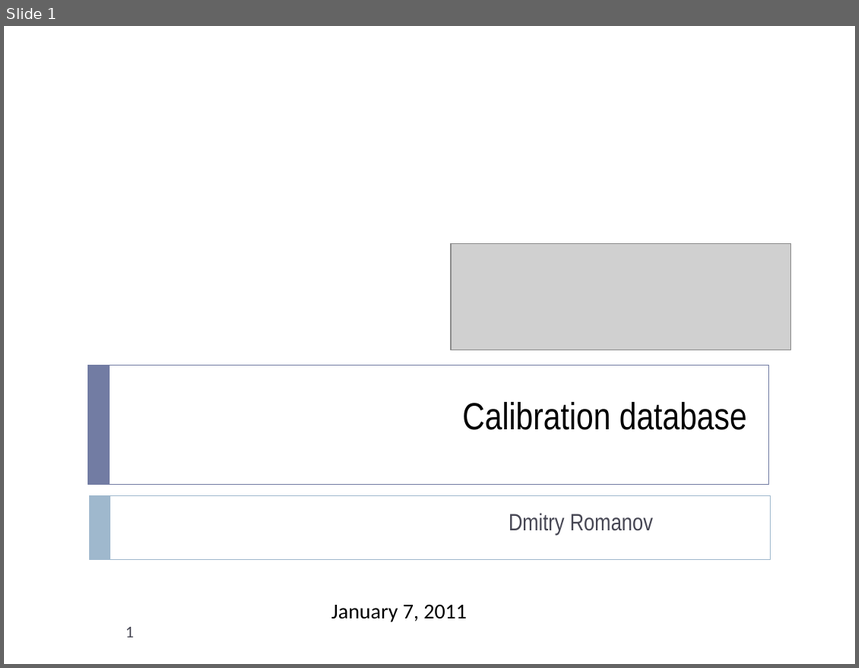
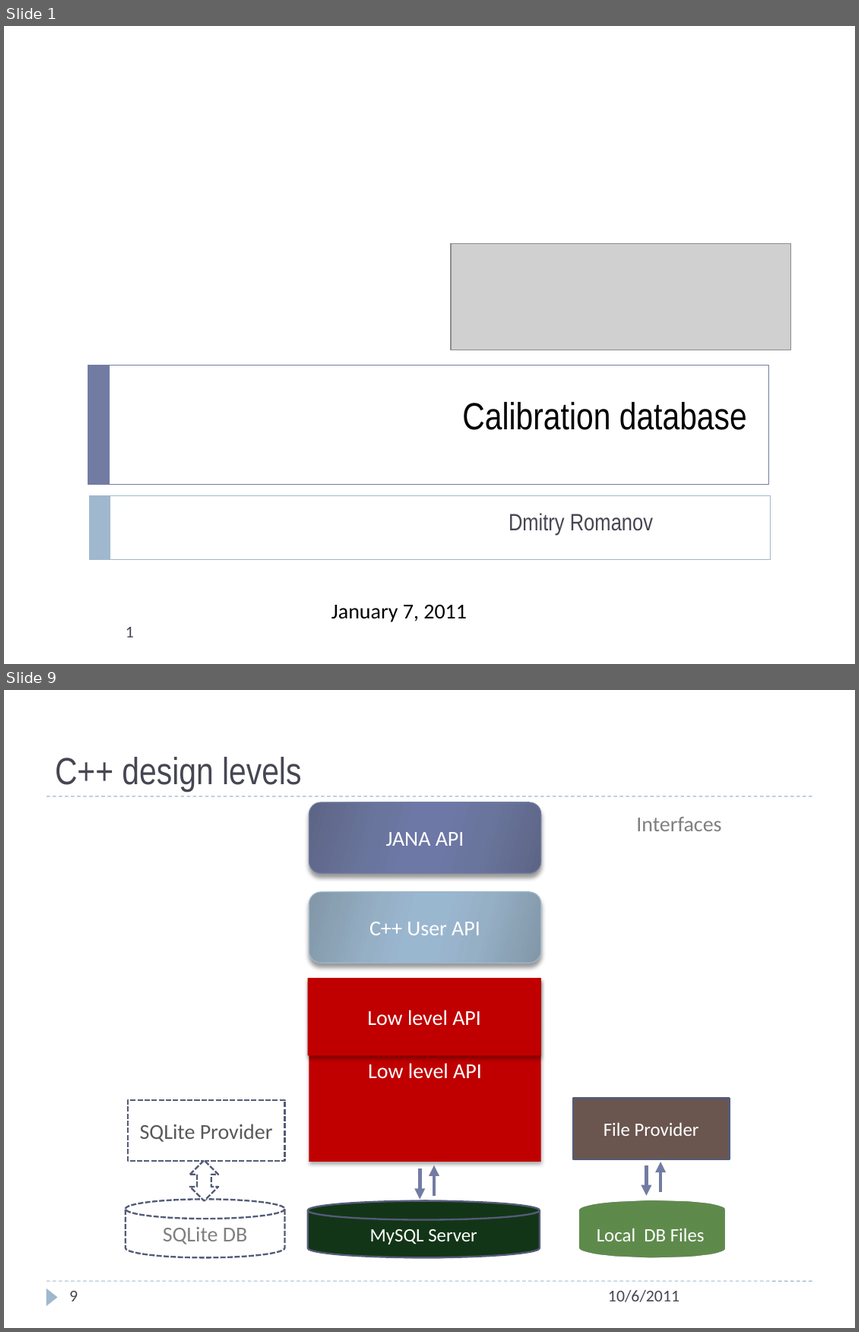
Before and after one commit to JeffersonLab/ccdb, a slide deck: doc/ccdb_design_paralellism_01_07_2011.pptx. Shown one above the other, each under a label of ours: slide 1 before the commit, slides 1 and 9 after it; the slides between them are not shown. The pictures are 859x668 and 859x1332 pixels, drawn with LibreOffice and Linux fonts; fonts in the diff are those of the drawing; grey boxes stand for pictures. Boxes give left, top, right and bottom in pixels: in the first picture for what was removed or moved away, otherwise in the second. Text is boxed around its words. In the diff, an @@ line names an element or a change of style, - is before the commit and + after.

```diff
--- a/doc/ccdb_design_paralellism_01_07_2011.pptx
+++ b/doc/ccdb_design_paralellism_01_07_2011.pptx
@@ slide 9 added at <box>4,690,855,1328</box>, background #FFFFFF @@
@@ title added at <box>55,757,301,792</box>, 32 pt, text #464653 @@
+C++ design levels
@@ line added from (47, 796) to (813, 796), #9FB8CD 0.75 pt dashed @@
@@ rounded rectangle added at <box>310,802,542,873</box>, fill gradient #5D6585 to #6B759E to #6E79A7, outline #727CA3 0.75 pt, 18 pt, text #FFFFFF @@
+JANA API
@@ text added at <box>636,817,721,831</box>, 18 pt, text #808080 @@
+Interfaces
@@ rounded rectangle added at <box>310,891,542,962</box>, fill gradient #8297A8 to #96B0C6 to #9BB8D1, outline #9FB8CD 0.75 pt, 18 pt, text #FFFFFF @@
+C++ User API
@@ rectangle added at <box>308,979,541,1056</box>, fill #C00000, 18 pt, text #FFFFFF @@
+Low level API
@@ rectangle added at <box>310,979,542,1163</box>, fill #C00000, 18 pt, text #FFFFFF @@
+Low level API
@@ rectangle added at <box>129,1100,285,1161</box>, fill #FFFFFF, outline #545C79 1.5 pt dashed, 18 pt, text #595959 @@
+SQLite Provider
@@ up down arrow added at <box>190,1160,218,1201</box>, fill #FFFFFF, outline #545C79 1.5 pt dashed @@
@@ arrow added from (434, 1196) to (434, 1166), #727CA3 3 pt @@
@@ group added at <box>573,1099,729,1258</box>: 2 arrows, 1 rectangle, 1 cylinder @@
+File Provider
+Local DB Files
@@ arrow added from (420, 1170) to (420, 1200), #727CA3 3 pt @@
@@ cylinder added at <box>126,1200,285,1258</box>, fill #FFFFFF, outline #545C79 1.5 pt dashed, 18 pt, text #808080 @@
+SQLite DB
@@ cylinder added at <box>308,1201,541,1258</box>, fill #133517, outline #545C79 1.5 pt, 16 pt, text #FFFFFF @@
+MySQL Server
@@ cylinder added at <box>347,1201,506,1258</box>, fill #133517, outline #545C79 1.5 pt, 16 pt, text #FFFFFF @@
+MySQL Server
@@ line added from (47, 1281) to (813, 1281), #9FB8CD 0.75 pt dashed @@
@@ triangle added at <box>47,1288,58,1306</box>, fill #9FB8CD @@
@@ page number added at <box>69,1291,78,1302</box>, 14 pt, text #464653 @@
+9
@@ text added at <box>608,1290,680,1303</box>, 14 pt, text #464653 @@
+10/6/2011
```
Also in this commit, not shown: 19 slides changed, 3 other slides added, 14 other files.
